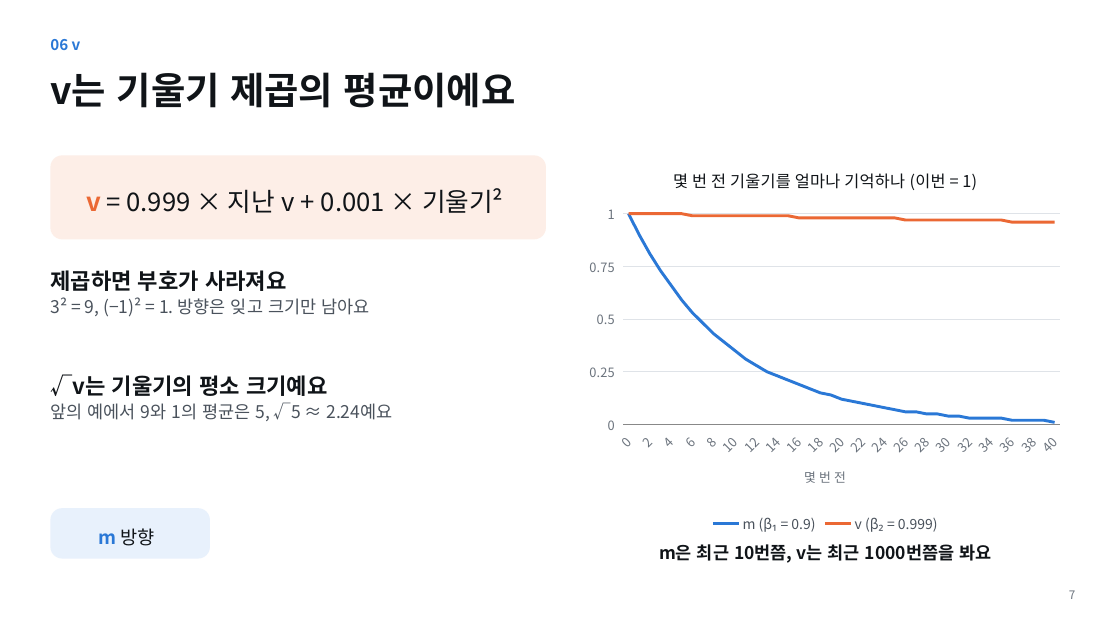
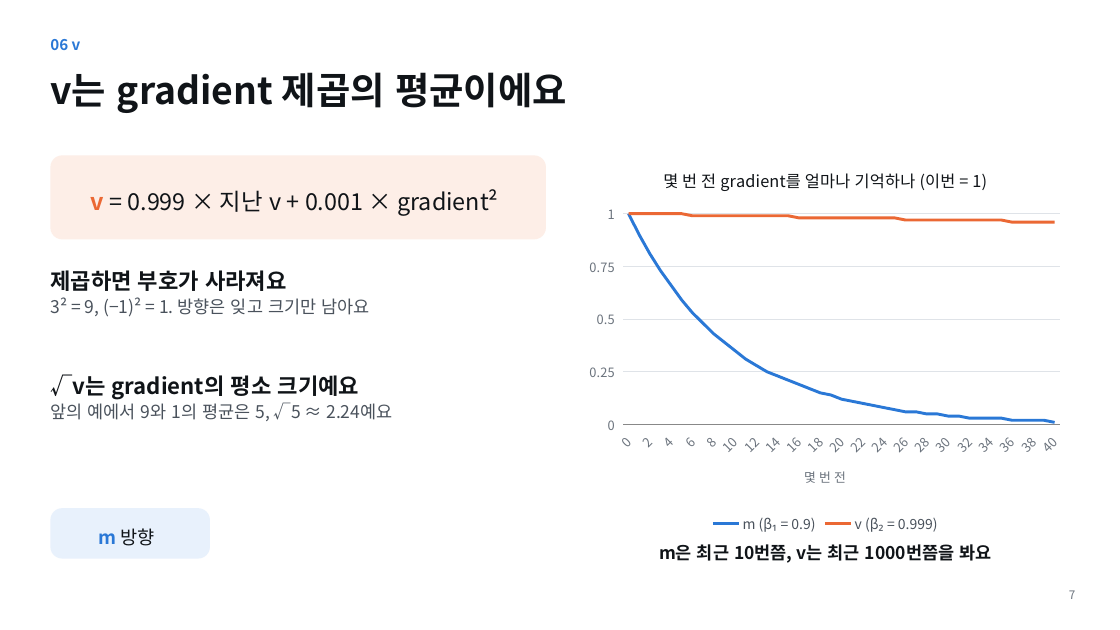
Before and after one commit to tkdgh123/tkdgh123.github.io, a slide deck: slide 7 of adam/Adam_PaperSeminar.pptx. Drawn at 1120x630 pixels with LibreOffice and Linux fonts; fonts in the diff are those of the drawing. Boxes give left, top, right and bottom in pixels: in the first picture for what was removed or moved away, otherwise in the second. Text is boxed around its words. In the diff, an @@ line names an element or a change of style, - is before the commit and + after.

```diff
--- a/adam/Adam_PaperSeminar.pptx
+++ b/adam/Adam_PaperSeminar.pptx
@@ title at <box>50,72,567,113</box>: text changed @@
-v는 기울기 제곱의 평균이에요
+v는 gradient 제곱의 평균이에요
@@ line chart at <box>580,151,1071,538</box> @@
@@ title "몇 번 전 기울기를 얼마나 기억하나 (이번 = 1)" to "몇 번 전 gradient를 얼마나 기억하나 (이번 = 1)" @@
@@ text in rounded rectangle at <box>91,189,498,216</box>: text changed; size 22 to 20 pt @@
-v = 0.999 × 지난 v + 0.001 × 기울기²
+v = 0.999 × 지난 v + 0.001 × gradient²
@@ text at <box>50,374,359,400</box>: text changed @@
-√v는 기울기의 평소 크기예요
+√v는 gradient의 평소 크기예요
```
Also in this commit, not shown: 16 other slides changed, 2 other files.
